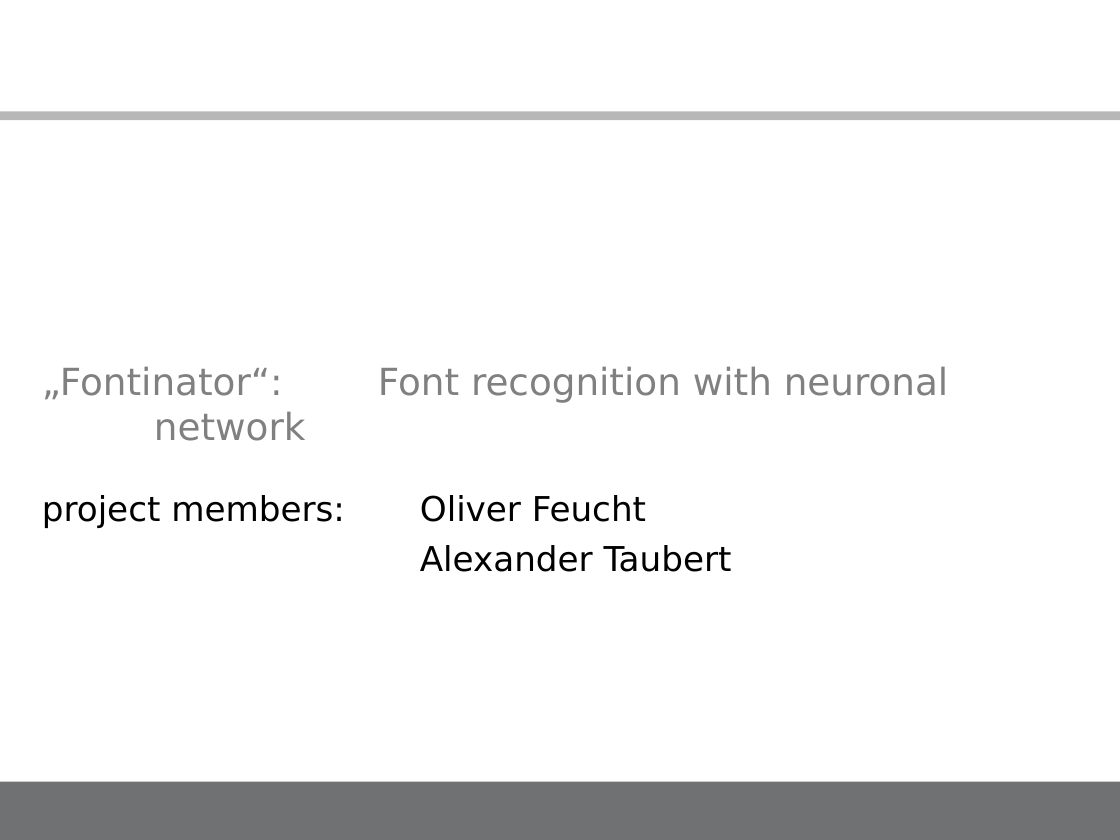
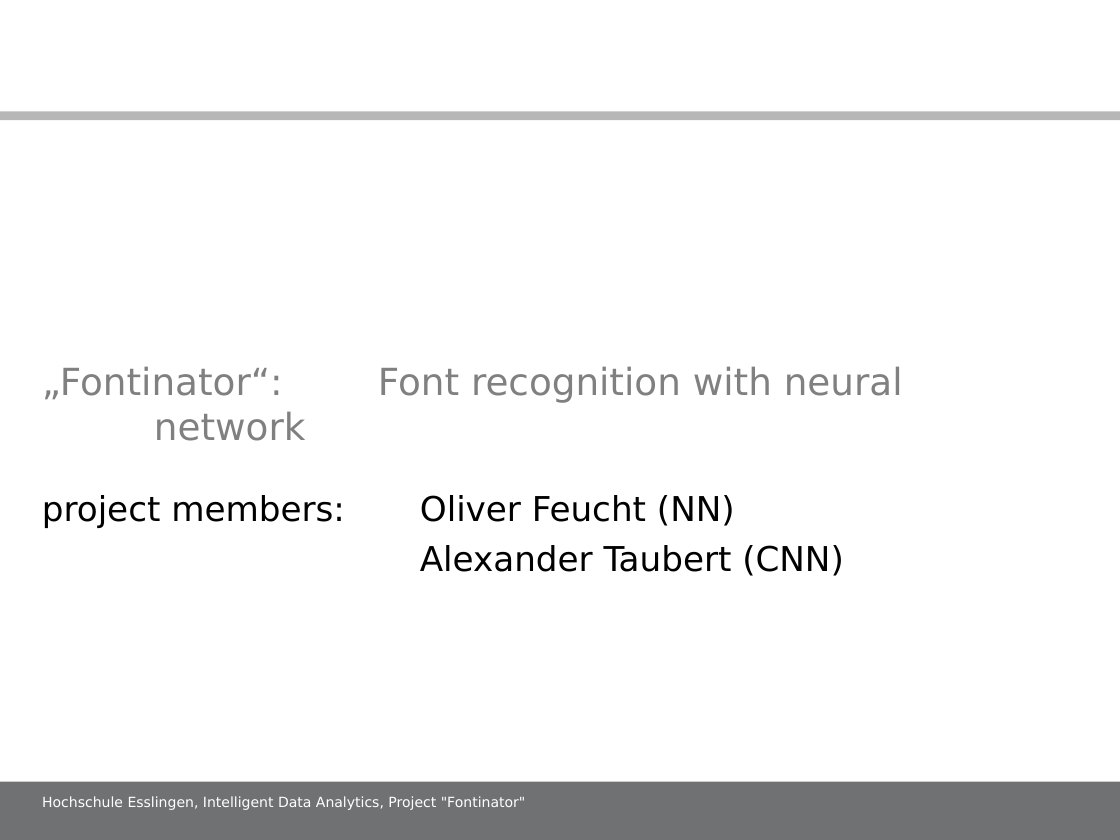
Before and after one commit to alex-ta/Fontinator, a slide deck: slide 20 of Documents/IDA_project_presentation.ppt (slide 35 before the commit). Drawn at 1120x840 pixels with LibreOffice and Linux fonts; fonts in the diff are those of the drawing; background and template pictures are left out. Boxes give left, top, right and bottom in pixels: in the first picture for what was removed or moved away, otherwise in the second. Text is boxed around its words. In the diff, an @@ line names an element or a change of style, - is before the commit and + after.

```diff
--- a/Documents/IDA_project_presentation.ppt
+++ b/Documents/IDA_project_presentation.ppt
@@ title at [42,366,903,403]: text changed @@
-„Fontinator“: Font recognition with neuronal network
+„Fontinator“: Font recognition with neural network
@@ subtitle at [42,495,844,576]: text changed @@
-project members: Oliver Feucht
-Alexander Taubert
+project members: Oliver Feucht (NN)
+Alexander Taubert (CNN)
@@ text added at [42,796,526,810], 9 pt, text #FFFFFF @@
+Hochschule Esslingen, Intelligent Data Analytics, Project "Fontinator"
```
Also in this commit, not shown: 18 other slides changed, 15 slides removed.
